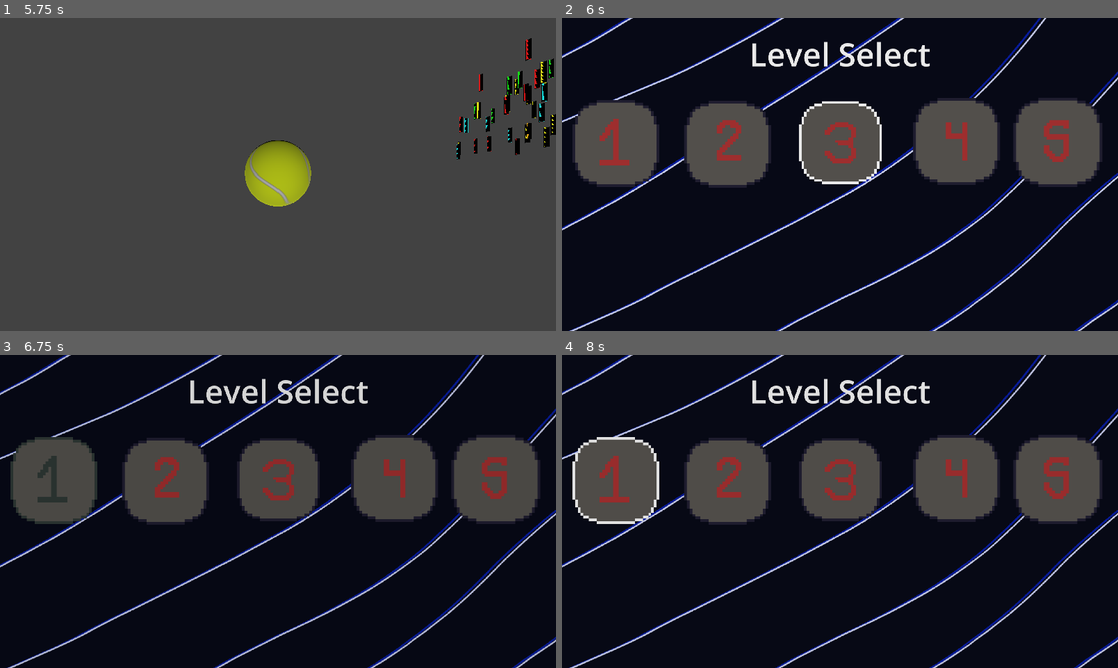
Above: before the commit, frames 1-4 (two rows, left to right).
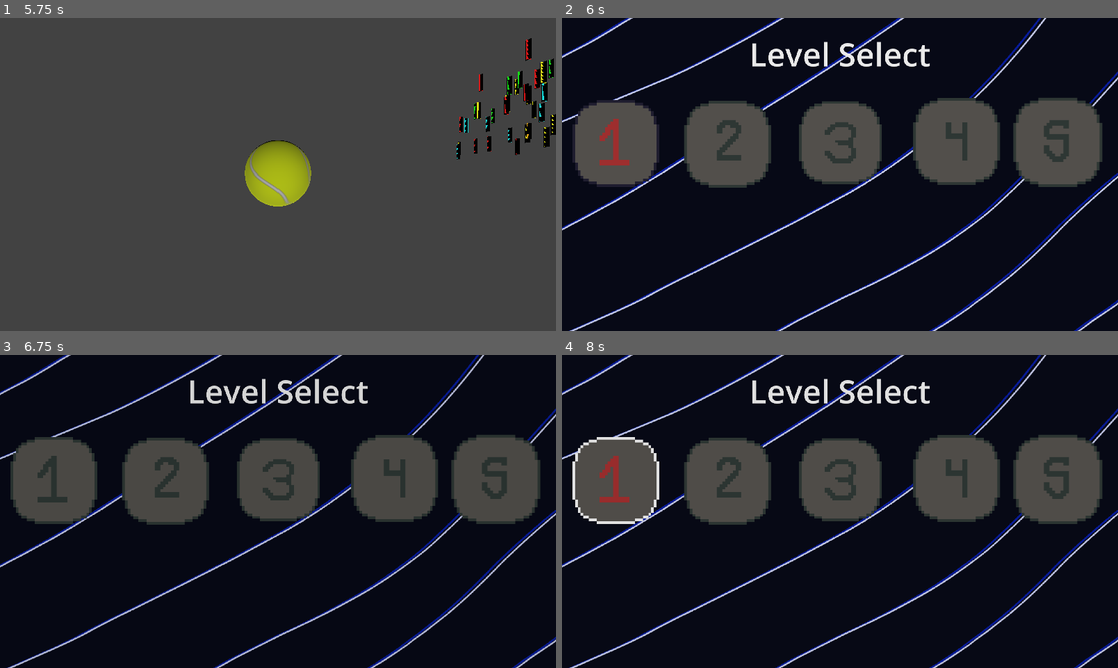
Above: after the commit, the same moments.

Repository: boredchef/bounce-back
Game: Godot game, scene res://Levels/level_4.tscn
Two runs of this game, one before a commit and one after it. Both use one fixed random seed, a clock stepped at 60 frames per second and the inputs below. This scene is started directly instead of the project's main scene.
Inputs (mouse positions are in pixels of both pictures, inside the frame that each line leads up to):
- Up to frame 1 (5.75 s): tap Enter at 0.5 s; hold D (Right) 0.53-1.28 s; tap Space at 1.25 s; hold S (Down) 1.28-2.03 s; hold D (Right) 2.03-2.78 s; hold W (Up) 2.78-3.53 s; hold A (Left) 3.53-5.03 s; hold S (Down) from 5.03 s (still down)
- Up to frame 2 (6 s): release S (Down) at 5.78 s; hold D (Right) from 5.78 s (still down)
- Up to frame 3 (6.75 s): release D (Right) at 6.5 s; click (55, 480) at 6.5 s
- Up to frame 4 (8 s): hold W (Up) from 7.28 s (still down)

Frame 1 is identical in both runs. In frame 2, 2.6% of the frame differs, in the area x 22-98%, y 25-55%; in frame 3, 1.1%; in frame 4, 2.5%.

Commit message:
Update level_complete.gd

Diff:
--- a/bounce-back/level_complete.gd
+++ b/bounce-back/level_complete.gd
@@ -1,7 +1,7 @@
 extends Area3D
 
 @onready var confetti: GPUParticles3D = $Confetti/GPUParticles3D
-
+@export var level: int = 0
 func _on_body_entered(body: Node3D) -> void:
 	print(body.name)
 	if body.name == "Player":
@@ -10,6 +10,5 @@
 		$Timer.start(1.5)
 
 func _on_timer_timeout() -> void:
-
-	GameController.level_beat = 4
+	GameController.level_beat = level
 	SceneLoader.transition_to_scene("res://Function Scenes (Menu, UI, etc)/Level Selection Screen/level_select_screen.tscn")
